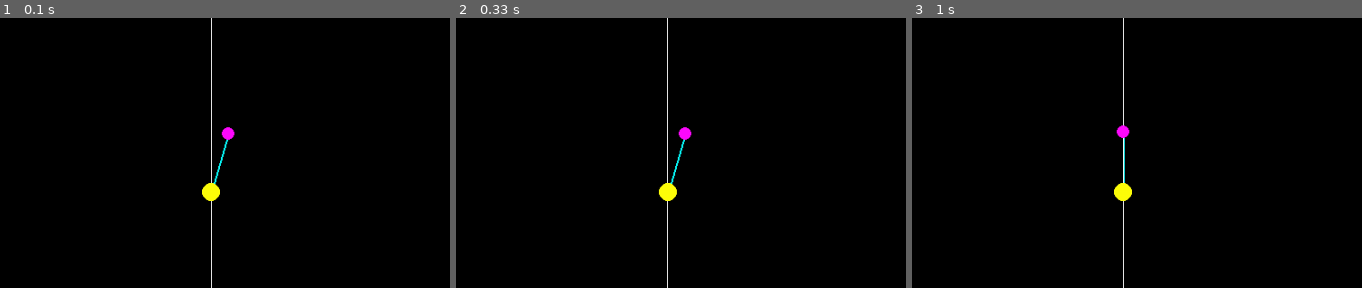
Above: before the commit, frames 1-3 (left to right).
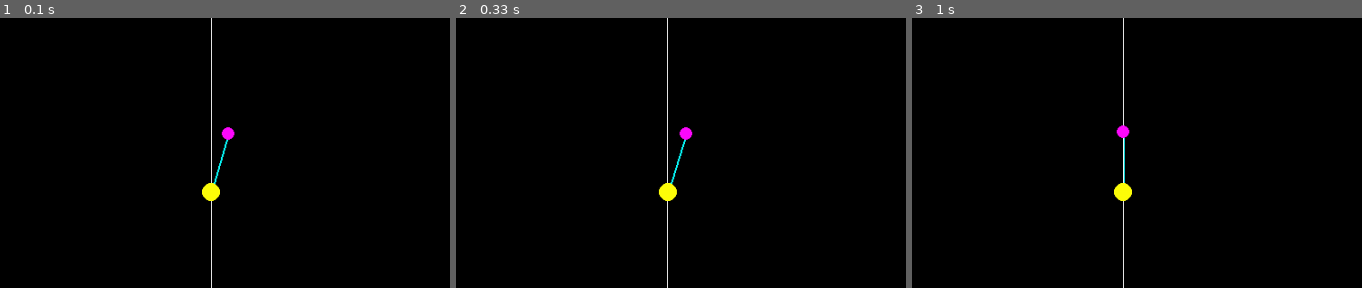
Above: after the commit, the same moments.

Repository: troncosoae/tareas-ctrl-intel
Game: pygame game, started from t2/main.py
Two runs of this game, one before a commit and one after it. Both use one fixed random seed, a clock stepped at 60 frames per second and the inputs below.
Inputs:
- Up to frame 1 (0.1 s): no input
- Up to frame 2 (0.33 s): no input
- Up to frame 3 (1 s): tap R at 0.33 s
The pictures show only the part of the screen within x 27-77%, y 18-68%; the shares and areas given below are measured in that part.

Frame 1 is identical in both runs. In frame 2, 0.1% of the frame differs, in the area x 47-53%, y 40-60%; in frame 3, nothing differs.

Commit message:
feature on measurer to extract historical values

Diff:
--- a/t2/AutomaticControllers.py
+++ b/t2/AutomaticControllers.py
@@ -20,6 +20,33 @@
         self.last_error = error
 
         return error*self.kp + self.int_error*self.ki + der_error*self.kd
+
+
+class ExpertPIController(BasicController):
+    def __init__(self, Ts):
+        self.Ts = Ts
+        self.last_error = 0
+        self.int_error = 0
+
+    def next_u(self, error):
+        e = error
+        de = (error - self.last_error)/self.Ts
+        ie = self.int_error + error
+        self.int_error = ie
+        self.last_error = error
+
+        u = 0
+        if e > 0.15:
+            u = -10
+        elif e > 0:
+            u = 0
+
+        if e < -0.15:
+            u = 10
+        elif e < 0:
+            u = 0
+
+        return u
 
 
 class ExpertController(BasicController):
--- a/t2/Measurers.py
+++ b/t2/Measurers.py
@@ -37,3 +37,10 @@
     def per_advance(self):
         # return super().per_advance()
         pass
+
+    def get_historical_values(self, keys=None):
+        if keys == None:
+            keys = self.historical_values.keys()
+
+        return {
+            k: v for k, v in self.historical_values.items() if k in keys}
--- a/t2/main.py
+++ b/t2/main.py
@@ -1,7 +1,9 @@
 import pygame
 import time
+import numpy as np
+import matplotlib.pyplot as plt
 from Simulation import Simulation
-from AutomaticControllers import PIDController, ExpertController
+from AutomaticControllers import PIDController, ExpertController, ExpertPIController
 from Measurers import PlotingMeasurer
 
 
@@ -16,7 +18,7 @@
     sim = Simulation(clock, width, height, Ts)
 
     # controller = PIDController(-74, -110, -12, Ts)
-    controller = ExpertController(Ts)
+    controller = ExpertPIController(Ts)
     sim.add_controller(controller)
     measurer = PlotingMeasurer()
     sim.add_measurer(measurer)
@@ -34,3 +36,11 @@
 
     pygame.quit()
     measurer.plot_values(['theta'])
+
+    historical_values = measurer.get_historical_values()
+    keys = historical_values.keys()
+    for key in keys:
+        plt.plot(np.linspace(0, 1, num=len(historical_values[key])), historical_values[key], label=key)
+    plt.xlabel('t')
+    plt.legend()
+    plt.show()
